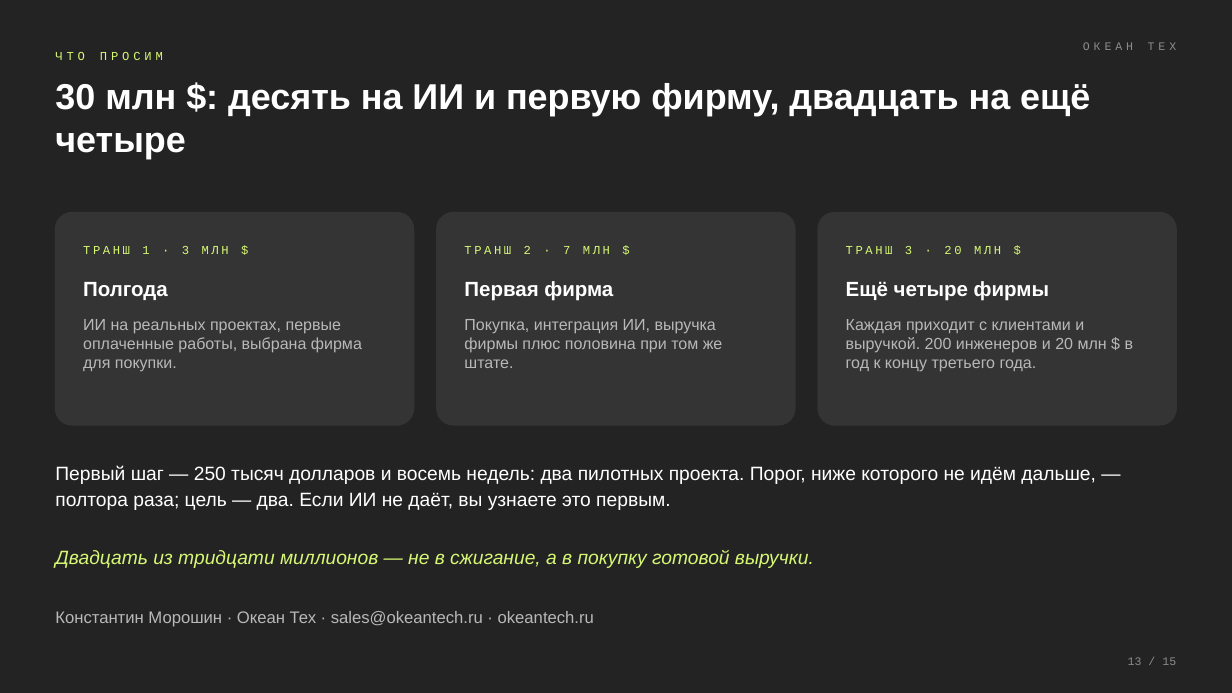
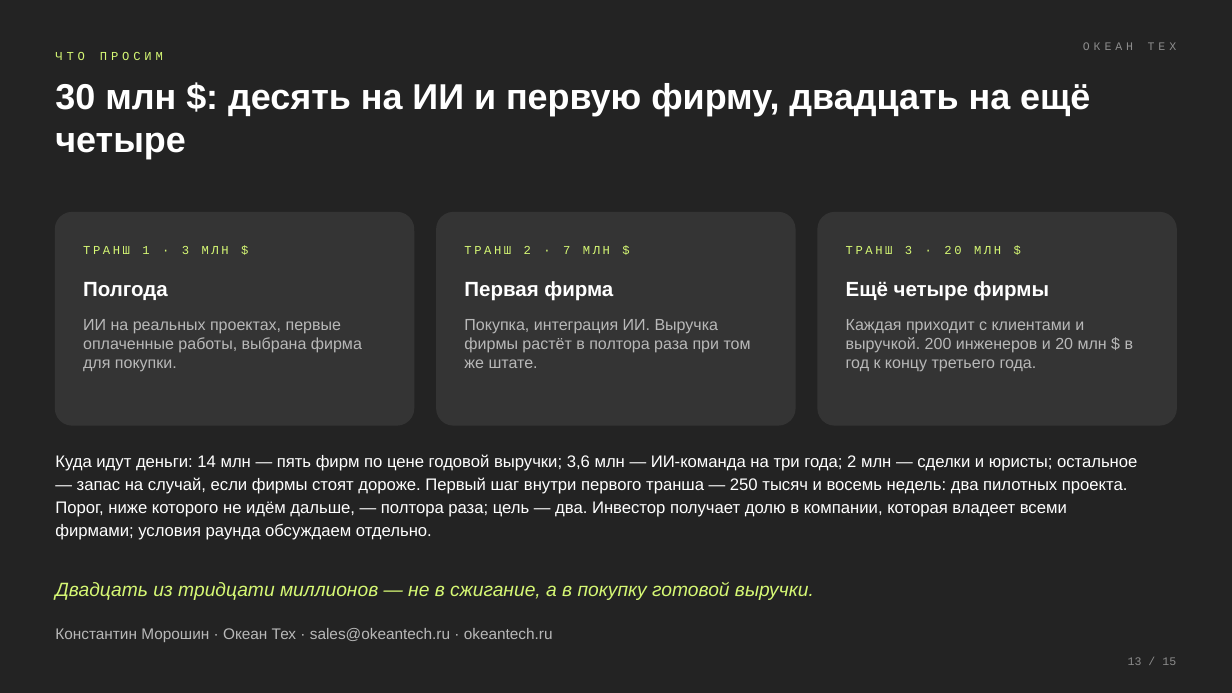
Before and after one commit to komoroshin/research, a slide deck: slide 13 of ai-case-library/research/ventures/grid-plain-deck.pptx. Drawn at 1232x693 pixels with LibreOffice and Linux fonts; fonts in the diff are those of the drawing. Boxes give left, top, right and bottom in pixels: in the first picture for what was removed or moved away, otherwise in the second. Text is boxed around its words. In the diff, an @@ line names an element or a change of style, - is before the commit and + after.

```diff
--- a/ai-case-library/research/ventures/grid-plain-deck.pptx
+++ b/ai-case-library/research/ventures/grid-plain-deck.pptx
@@ text at (464, 319, 751, 368): text changed @@
-Покупка, интеграция ИИ, выручка фирмы плюс половина при том же штате.
+Покупка, интеграция ИИ. Выручка фирмы растёт в полтора раза при том же штате.
@@ text at (55, 454, 1137, 540): text changed; size 15 to 13 pt @@
-Первый шаг — 250 тысяч долларов и восемь недель: два пилотных проекта. Порог, ниже которого не идём дальше, — полтора раза; цель — два. Если ИИ не даёт, вы узнаете это первым.
+Куда идут деньги: 14 млн — пять фирм по цене годовой выручки; 3,6 млн — ИИ-команда на три года; 2 млн — сделки и юристы; остальное — запас на случай, если фирмы стоят дороже. Первый шаг внутри первого транша — 250 тысяч и восемь недель: два пилотных проекта. Порог, ниже которого не идём дальше, — полтора раза; цель — два. Инвестор получает долю в компании, которая владеет всеми фирмами; условия раунда обсуждаем отдельно.
@@ text "Двадцать из тридцати миллионов — ...": place and size @@
-text "Двадцать из тридцати миллионов — ..." at (55, 550, 814, 568)
+text "Двадцать из тридцати миллионов — ..." at (55, 582, 814, 600)
@@ text "Константин Морошин · Океан Тех ...": place and size @@
-text "Константин Морошин · Океан Тех ..." at (55, 611, 594, 627)
+text "Константин Морошин · Океан Тех ..." at (55, 628, 553, 642)
@@ text "Константин Морошин · Океан Тех ..." at (55, 628, 553, 642): size 13 to 12 pt @@
```
Also in this commit, not shown: 11 other slides changed, 3 other files.
